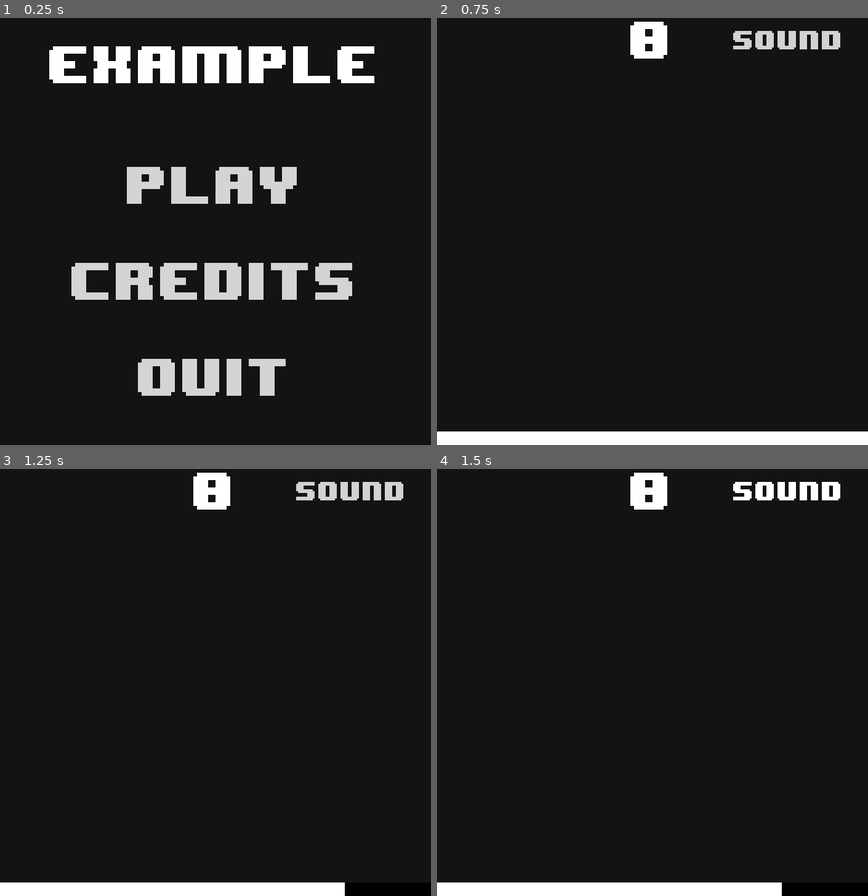
Above: before the commit, frames 1-4 (two rows, left to right).
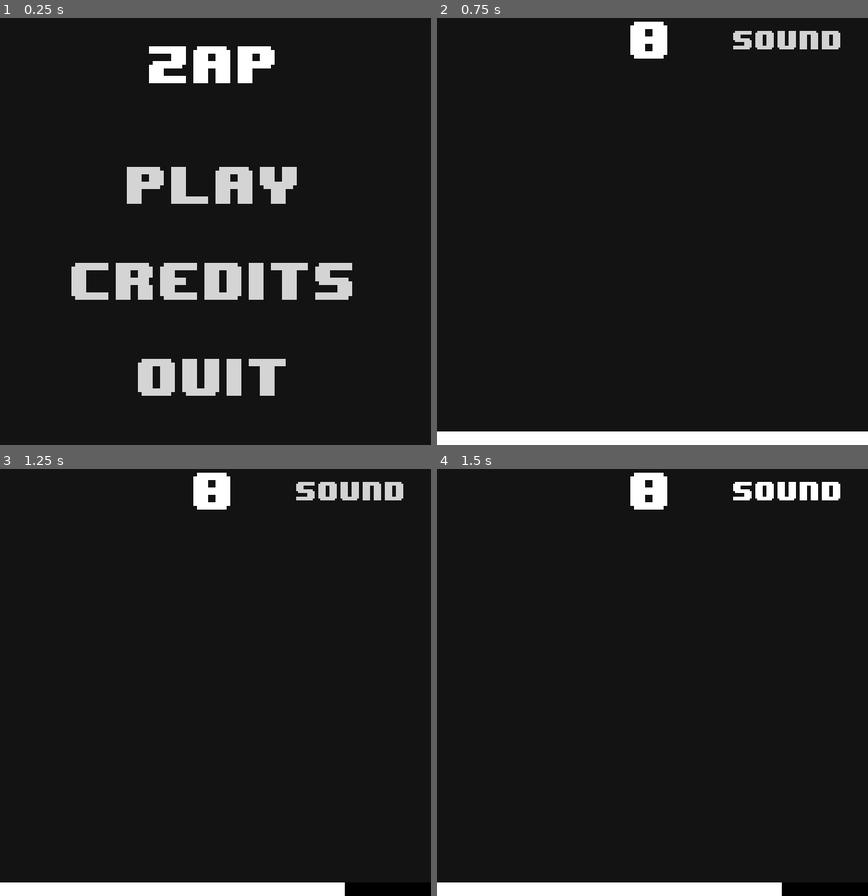
Above: after the commit, the same moments.

Repository: ljhs-games/week-75
Game: Godot game, scene res://scenes/TitleScreen.tscn
Same seed, same stepped clock (60 frames per second), same inputs: the game is played once before the commit and once after it.
Inputs:
- Up to frame 1 (0.25 s): no input
- Up to frame 2 (0.75 s): click "Play" at 0.5 s
- Up to frame 3 (1.25 s): no input
- Up to frame 4 (1.5 s): click "Sound" at 1.25 s

The runs differ from the first frame. In frame 1, 3.6% of the frame differs, in the area x 11-87%, y 6-16%; in frame 2, nothing differs; in frame 3, nothing differs; in frame 4, nothing differs.

Commit message:
Update name

Diff:
--- a/src/project.godot
+++ b/src/project.godot
@@ -10,7 +10,7 @@
 
 [application]
 
-config/name="Example"
+config/name="Zap"
 run/main_scene="res://scenes/TitleScreen.tscn"
 config/icon="res://icon.png"
 
--- a/src/scenes/TitleScreen.tscn
+++ b/src/scenes/TitleScreen.tscn
@@ -4,7 +4,7 @@
 [ext_resource path="res://nodes/travel-button/TravelButton.tscn" type="PackedScene" id=2]
 [ext_resource path="res://nodes/quit-button/QuitButton.tscn" type="PackedScene" id=3]
 
-[node name="TitleScreen" type="Node2D"]
+[node name="TitleScreen" type="Node2D" index="0"]
 
 [node name="CanvasLayer" type="CanvasLayer" parent="." index="0"]
 
@@ -65,7 +65,7 @@
 size_flags_horizontal = 3
 size_flags_vertical = 3
 custom_fonts/font = ExtResource( 1 )
-text = "Example"
+text = "Zap"
 align = 1
 percent_visible = 1.0
 lines_skipped = 0
